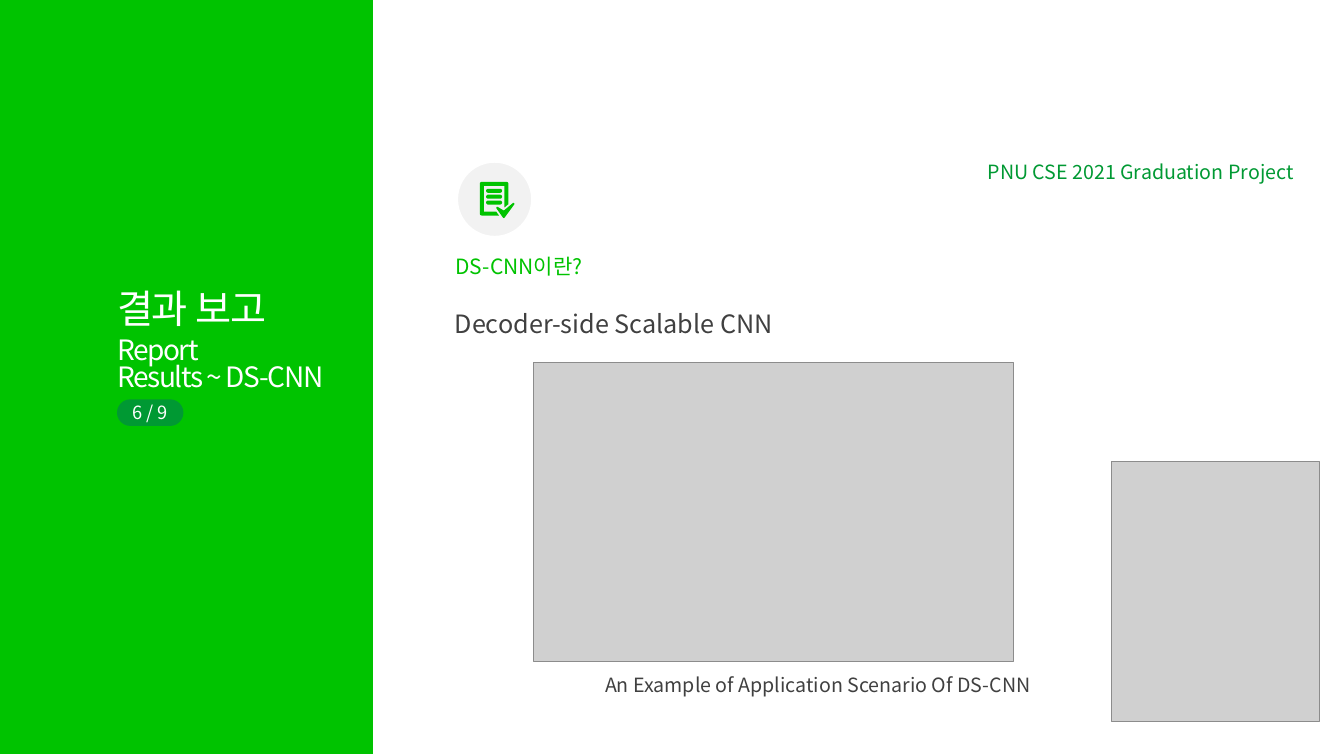
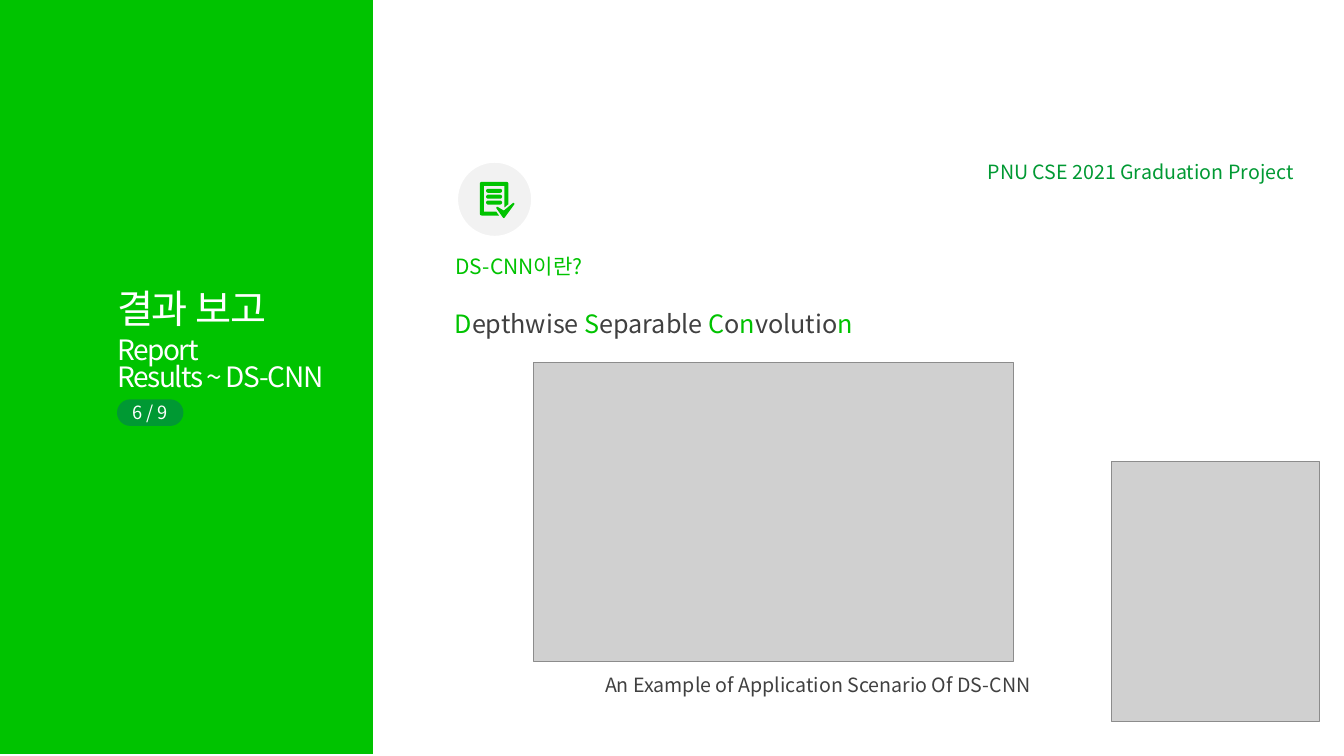
Before and after one commit to TeamPhoneticCode/Report, a slide deck: slide 7 of 2021_졸업과제_1번째_진행보고.pptx. Drawn at 1344x756 pixels with LibreOffice and Linux fonts; fonts in the diff are those of the drawing; grey boxes stand for pictures. Boxes give left, top, right and bottom in pixels: in the first picture for what was removed or moved away, otherwise in the second. Text is boxed around its words. In the diff, an @@ line names an element or a change of style, - is before the commit and + after.

Commit message:
typo_DSCNN_stands_for

```diff
--- a/2021_졸업과제_1번째_진행보고.pptx
+++ b/2021_졸업과제_1번째_진행보고.pptx
@@ text at [455, 313, 853, 339]: text changed @@
-Decoder-side Scalable CNN
+Depthwise Separable Convolution
```
